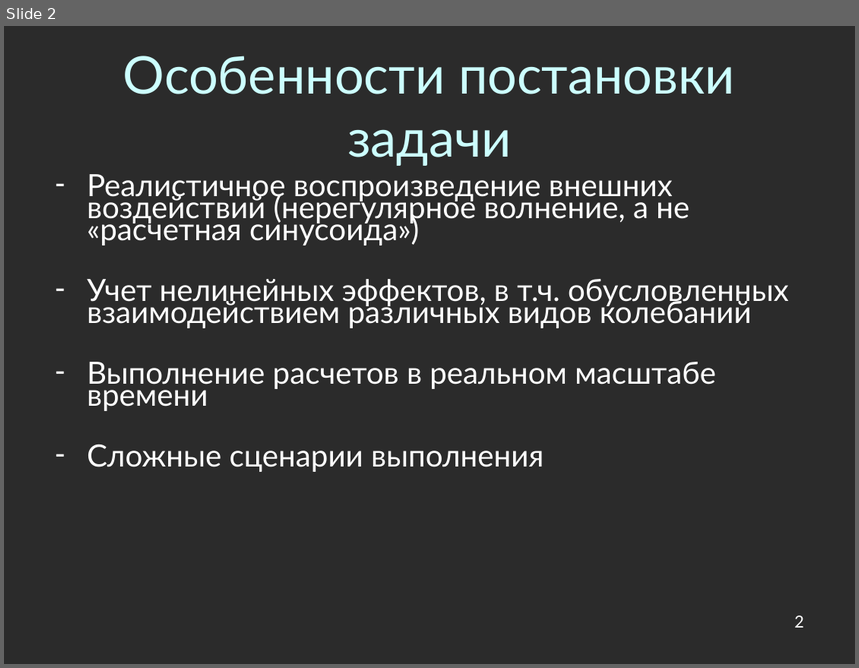
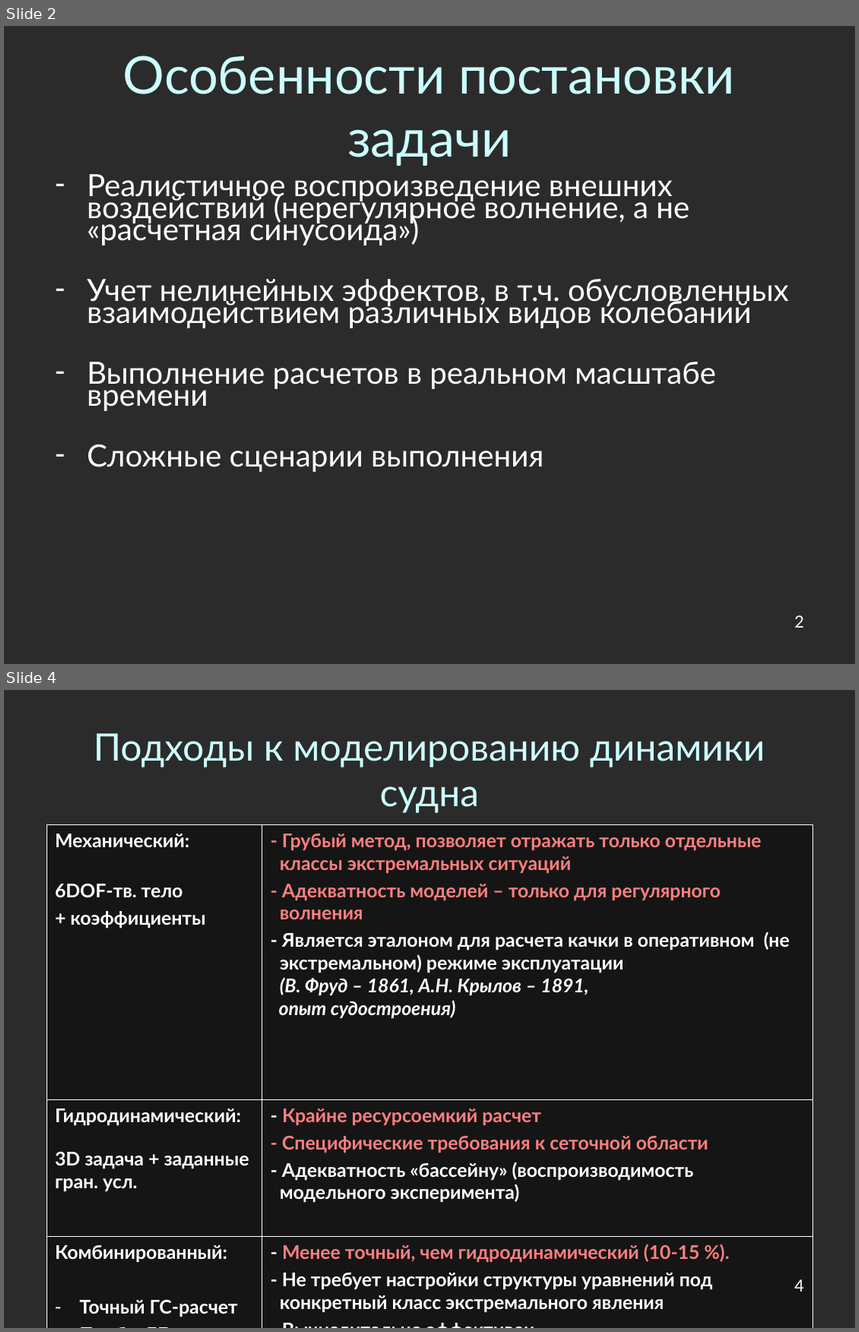
Before and after one commit to Jacobi20/nano-vis, a slide deck: docs/conf_2011_cyprus/conf_2011_cyprus.ppt. Shown one above the other, each under a label of ours: slide 2 before the commit, slides 2 and 4 after it; the slides between them are not shown. The pictures are 859x668 and 859x1332 pixels, drawn with LibreOffice and Linux fonts; fonts in the diff are those of the drawing; background and template pictures are left out; a plain dark background stands for a picture behind light text. Boxes give left, top, right and bottom in pixels: in the first picture for what was removed or moved away, otherwise in the second. Text is boxed around its words. In the diff, an @@ line names an element or a change of style, - is before the commit and + after.

```diff
--- a/docs/conf_2011_cyprus/conf_2011_cyprus.ppt
+++ b/docs/conf_2011_cyprus/conf_2011_cyprus.ppt
@@ slide 4 added at (4,690,855,1328), background picture (left out) @@
@@ title added at (94,733,765,813), 32 pt, text #CCFFFF @@
+Подходы к моделированию динамики судна
@@ table added at (47,825,813,1320), 3 rows, 2 columns @@
+Механический: / 6DOF-тв. тело / + коэффициенты | - Грубый метод, позволяет отражать только отдельные классы экстремальных ситуаций / - Адекватность моделей – только для регулярного волнения / - Является эталоном для расчета качки в оперативном (не экстремальном) режиме эксплуатации (В. Фруд – 1861, А.Н. Крылов – 1891, опыт судостроения)
+Гидродинамический: 3D задача + заданные гран. усл. | - Крайне ресурсоемкий расчет / - Специфические требования к сеточной области / - Адекватность «бассейну» (воспроизводимость модельного эксперимента)
+Комбинированный: / Точный ГС-расчет / Прибл. ГД-расчет | - Менее точный, чем гидродинамический (10-15 %). / - Не требует настройки структуры уравнений под конкретный класс экстремального явления / - Вычислительно эффективен
@@ page number added at (794,1280,804,1292), 14 pt, text #FFFFFF @@
+4
```
Also in this commit, not shown: 3 slides changed, 6 other slides added, 11 other files.
